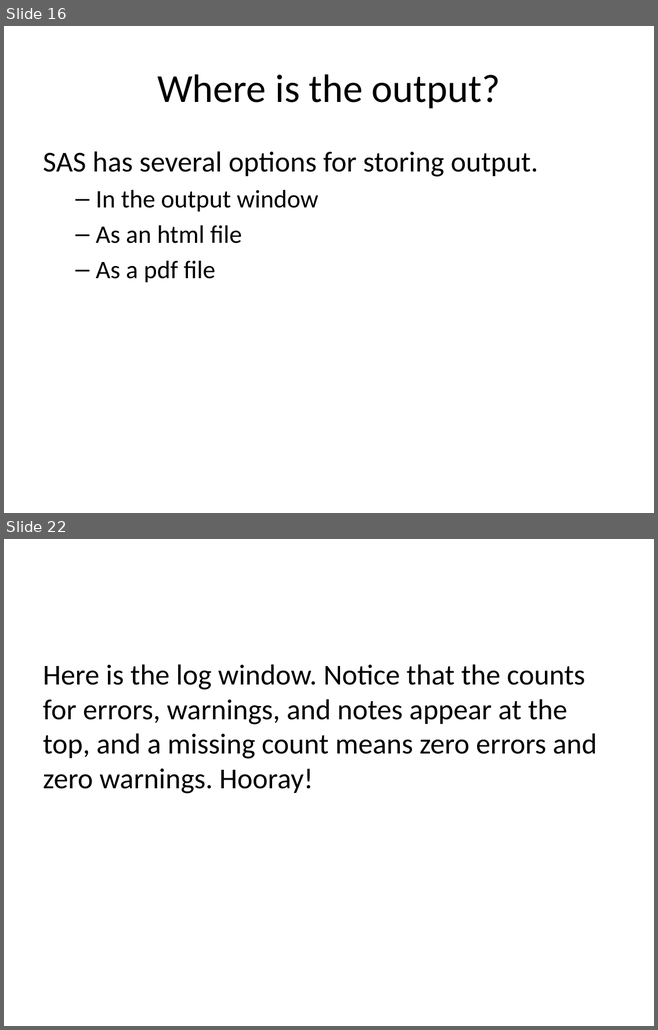
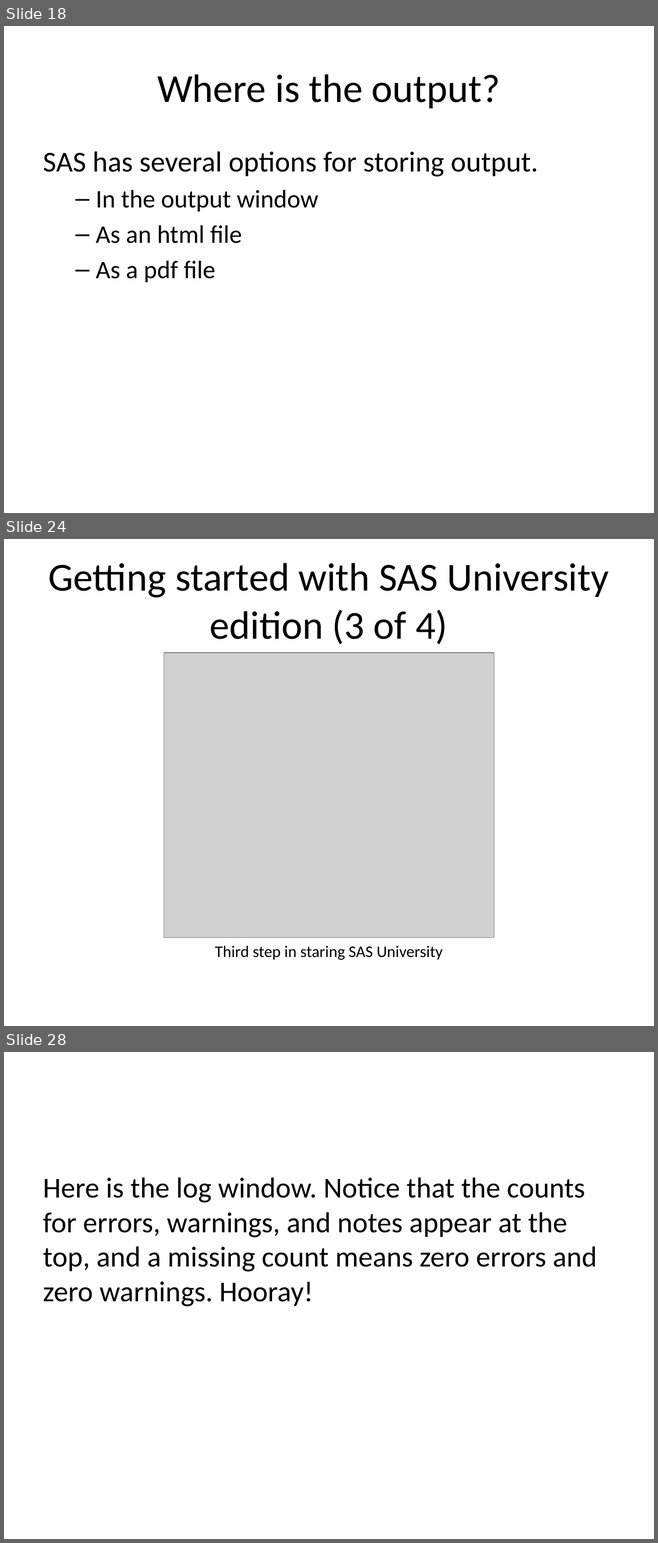
Before and after one commit to pmean/introduction-to-SAS, a slide deck: part0/src/getting-started.pptx. Shown one above the other, each under a label of ours: slides 16 and 22 before the commit, slides 18, 24 and 28 after it; the slides between them are not shown. The pictures are 658x1030 and 658x1543 pixels, drawn with LibreOffice and Linux fonts; fonts in the diff are those of the drawing; grey boxes stand for pictures. Boxes give left, top, right and bottom in pixels: in the first picture for what was removed or moved away, otherwise in the second. Text is boxed around its words. In the diff, an @@ line names an element or a change of style, - is before the commit and + after.

Commit message:
Finalized getting-started

```diff
--- a/part0/src/getting-started.pptx
+++ b/part0/src/getting-started.pptx
@@ slide 24 added at (x1=4, y1=539, x2=654, y2=1026), background #FFFFFF @@
@@ title added at (x1=48, y1=563, x2=609, y2=645), 44 pt, text #000000 @@
+Getting started with SAS University edition (3 of 4)
@@ picture added at (x1=164, y1=653, x2=494, y2=938) @@
@@ text added at (x1=215, y1=946, x2=442, y2=960), 18 pt, text #000000 @@
+Third step in staring SAS University
@@ what was slide 16 is now slide 18 @@
@@ what was slide 22 is now slide 28 @@
```
Also in this commit, not shown: 3 slides changed, 22 other slides added, 16 slides removed, 3 other files.
